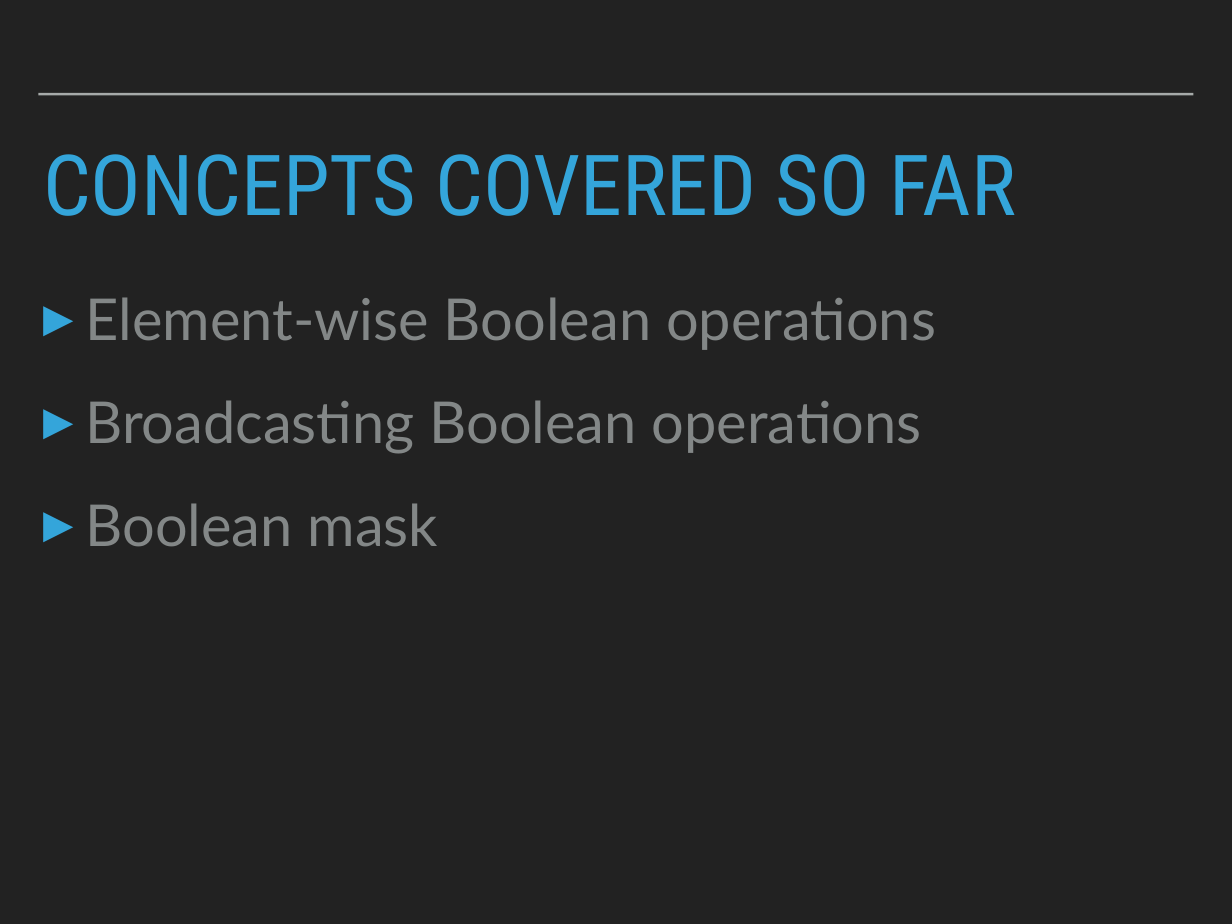
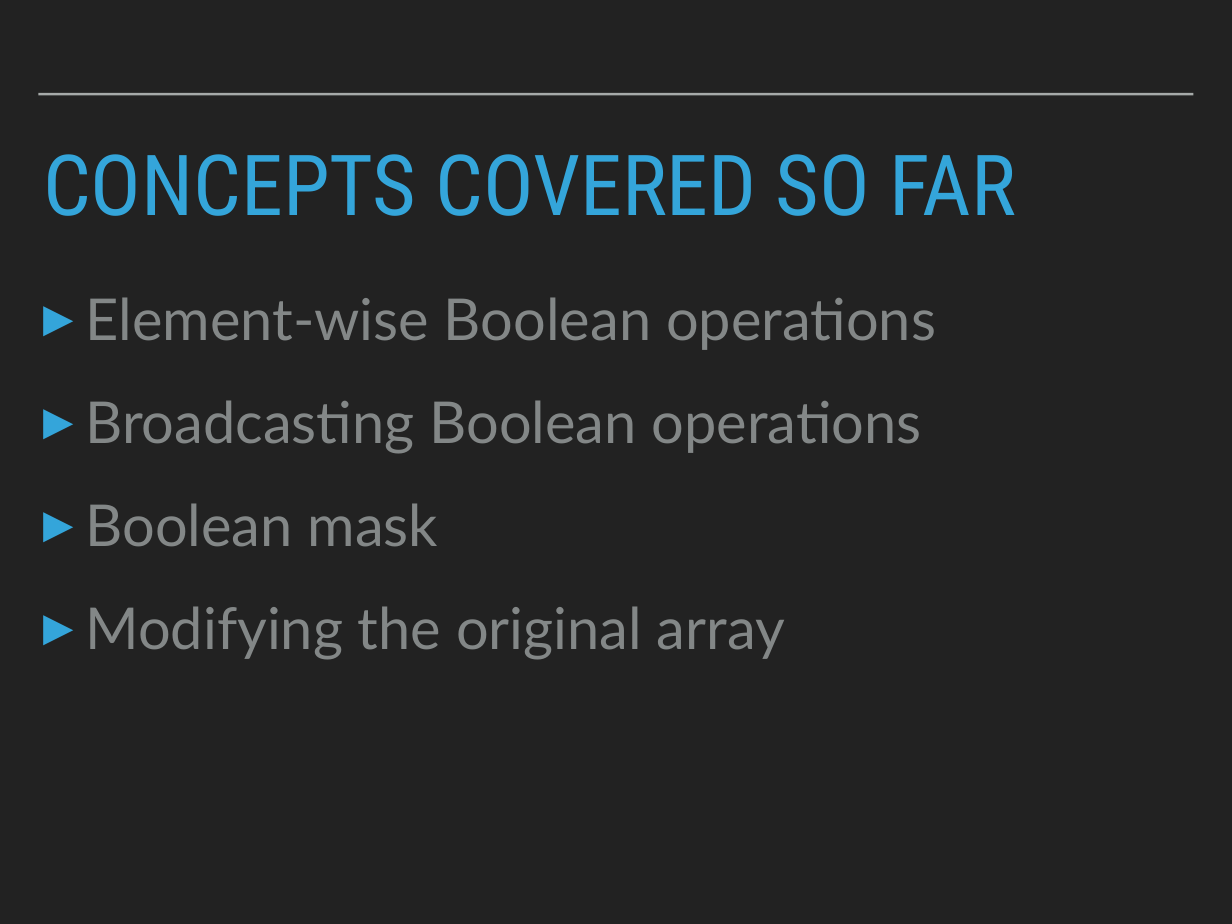
Before and after one commit to patricks1/python-for-data-science, a slide deck: slide 41 of Session05/Session5_Slides.pptx (slide 32 before the commit). Drawn at 1232x924 pixels with LibreOffice and Linux fonts; fonts in the diff are those of the drawing. Boxes give left, top, right and bottom in pixels: in the first picture for what was removed or moved away, otherwise in the second. Text is boxed around its words. In the diff, an @@ line names an element or a change of style, - is before the commit and + after.

```diff
--- a/Session05/Session5_Slides.pptx
+++ b/Session05/Session5_Slides.pptx
@@ text at box(85, 606, 785, 659): paragraph added @@
+▸ Modifying the original array
```
Also in this commit, not shown: 3 other slides changed, 14 slides added, 5 slides removed, 2 other files.
